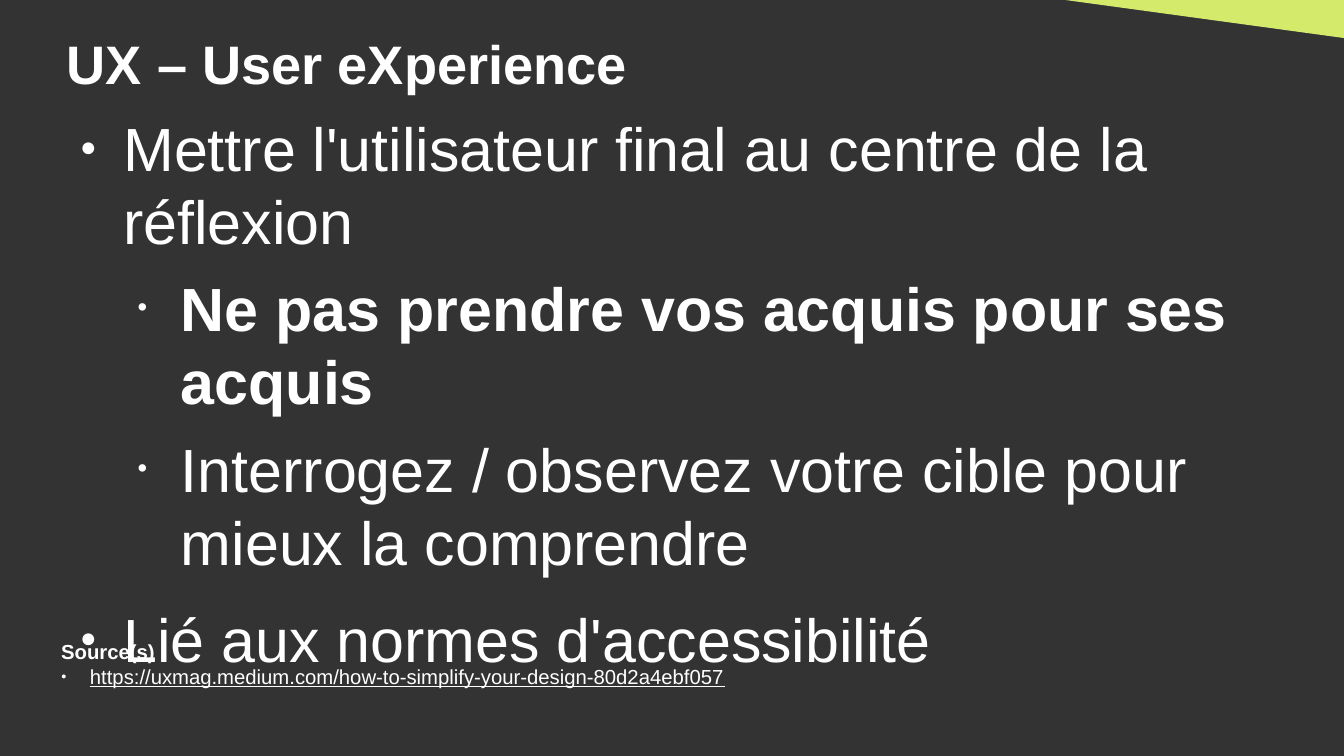
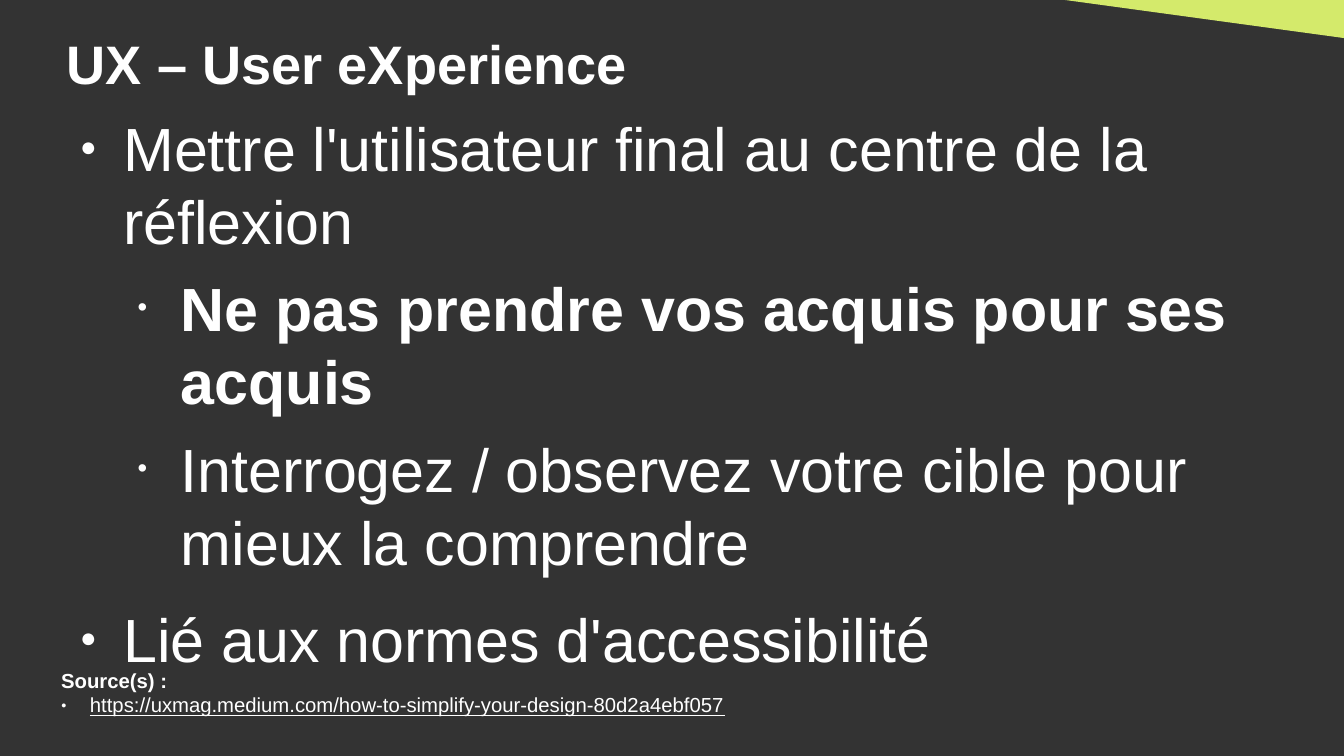
Before and after one commit to DanYellow/cours, a slide deck: slide 6 of ergonomie-et-accessibilite-s2/numero-1/presentation.odp. Drawn at 1344x756 pixels with LibreOffice and Linux fonts; fonts in the diff are those of the drawing. Boxes give left, top, right and bottom in pixels: in the first picture for what was removed or moved away, otherwise in the second. Text is boxed around its words. In the diff, an @@ line names an element or a change of style, - is before the commit and + after.

```diff
--- a/ergonomie-et-accessibilite-s2/numero-1/presentation.odp
+++ b/ergonomie-et-accessibilite-s2/numero-1/presentation.odp
@@ text "Source(s) :": place and size @@
-text "Source(s) :" at (61,643,723,689)
+text "Source(s) :" at (61,673,723,717)
```
Also in this commit, not shown: 5 other slides changed, 1 slide added, 35 other files.
